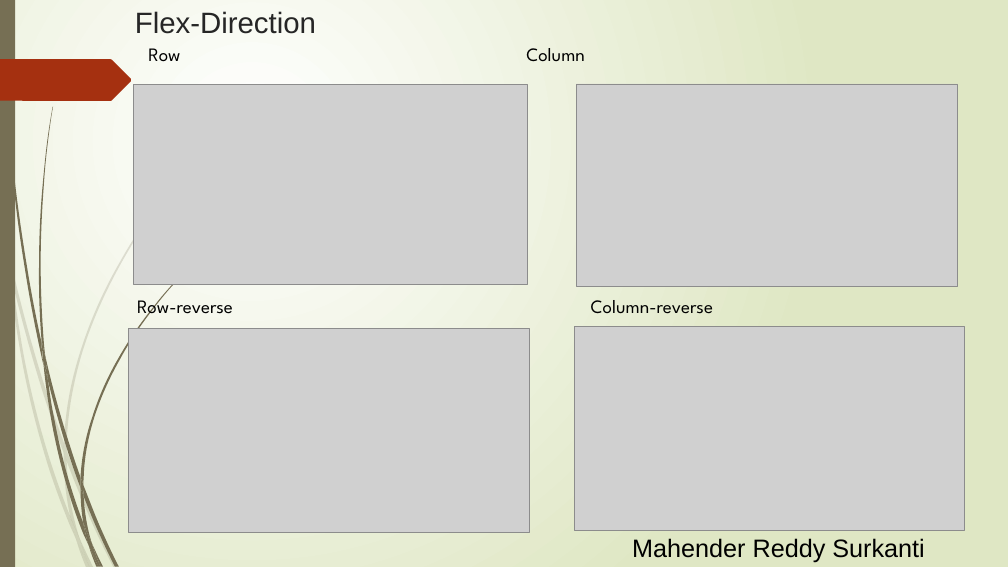
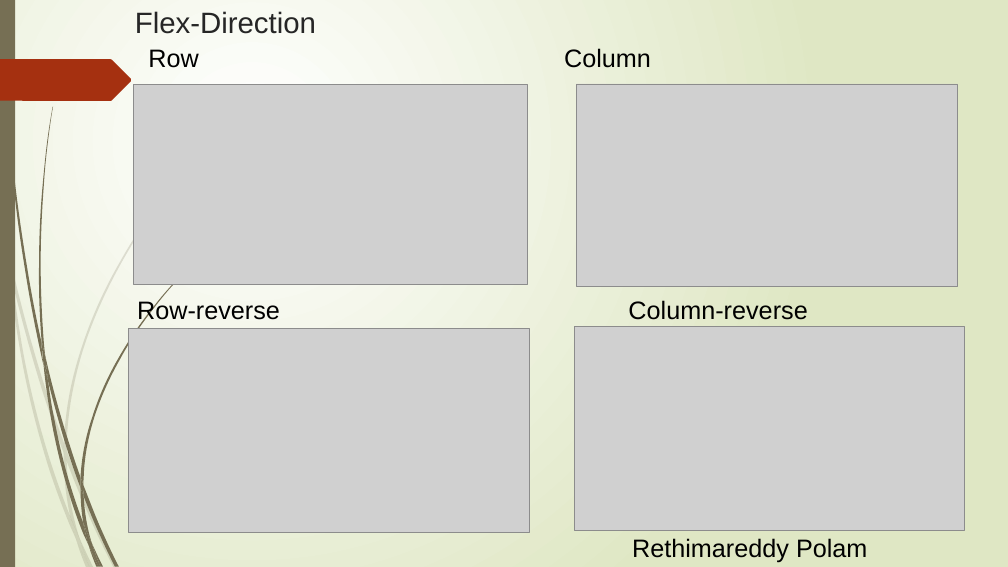
Before and after one commit to Rithima-Reddy/CSS-FLEXBOX, a slide deck: slide 7 of docs/Flexbox_Grid.pptx (slide 6 before the commit). Drawn at 1008x567 pixels with LibreOffice and Linux fonts; fonts in the diff are those of the drawing; grey boxes stand for pictures. Boxes give left, top, right and bottom in pixels: in the first picture for what was removed or moved away, otherwise in the second. Text is boxed around its words. In the diff, an @@ line names an element or a change of style, - is before the commit and + after.

```diff
--- a/docs/Flexbox_Grid.pptx
+++ b/docs/Flexbox_Grid.pptx
@@ text "Row Column" at <box>148,48,651,68</box>: size 18 to 24 pt, font League Spartan to Arial @@
@@ text "Row-reverse Column-reverse" at <box>137,299,807,325</box>: size 18 to 24 pt, font League Spartan to Arial @@
@@ text at <box>632,538,867,563</box>: text changed @@
-Mahender Reddy Surkanti
+Rethimareddy Polam
```
Also in this commit, not shown: 5 other slides changed, 2 slides added.
